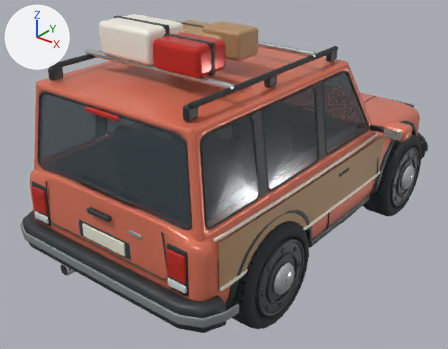
Before and after pictures for a commit that changed the FBX model unity/Assets/Resources/Cars/heron_lod1.fbx.
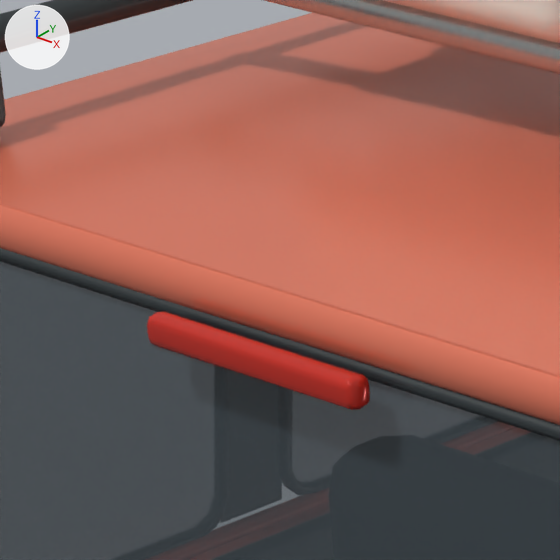
The first picture shows the older version from a 50 mm lens placed at (2.89, -4.05, 2.94), pointed at (-0.09, -0.32, 0.62). The close-ups show the older and then the newer version on the part from 14% to 33% of the width and 17% to 41% of the height of that picture. Only the edits that show in the close-ups are written down. Every picture has the same lights, and +X, +Y and +Z are marked at upper left. Where no turn or scale is listed for an object, it has been applied to the vertices. Vertices at exactly the same position are counted once.

The first close-up shows 'Body'.
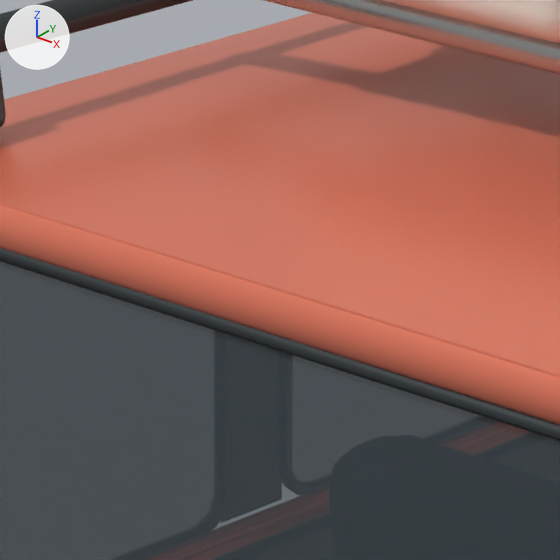
Where the newer file only moved an object's origin or applied its transform, the numbers keep the older frame.

Where the change shows, as pixel boxes [x1, y1, x2, y2] in the close-ups (560 x 560 px):
```json
{"part": 1, "of": "me_continuous_formed_body_shell_002", "change": "deleted", "before": [147, 311, 370, 410]}
```

The change, as JSON lines over the scene's bpy script:
```json
{"block": "me_continuous_formed_body_shell_002", "where": "# used by ob_body; location = (0.0, 0.0, 0.0)"}
{"op": "remove", "block": "me_continuous_formed_body_shell_002", "code": "me_continuous_formed_body_shell_002.from_pydata(...)  # 11637 vertices, 21851 faces; spans x -1.17..1.17, y -1.86..1.87, z 0.25..2.03"}
{"op": "add", "block": "me_continuous_formed_body_shell_002", "code": "me_continuous_formed_body_shell_002.from_pydata(...)  # 11590 vertices, 21761 faces; spans x -1.17..1.17, y -1.86..1.87, z 0.25..2.03"}
{"block": "me_continuous_formed_body_shell_002", "change": "me_continuous_formed_body_shell_002 part 1: the loose piece of 49 vertices spanning x -0.15..0.15, y -1.67..-1.65, z 1.56..1.6 is deleted"}
{"block": "me_continuous_formed_body_shell_002", "change": "other edits to the shape of me_continuous_formed_body_shell_002 do not show in these pictures"}
```
